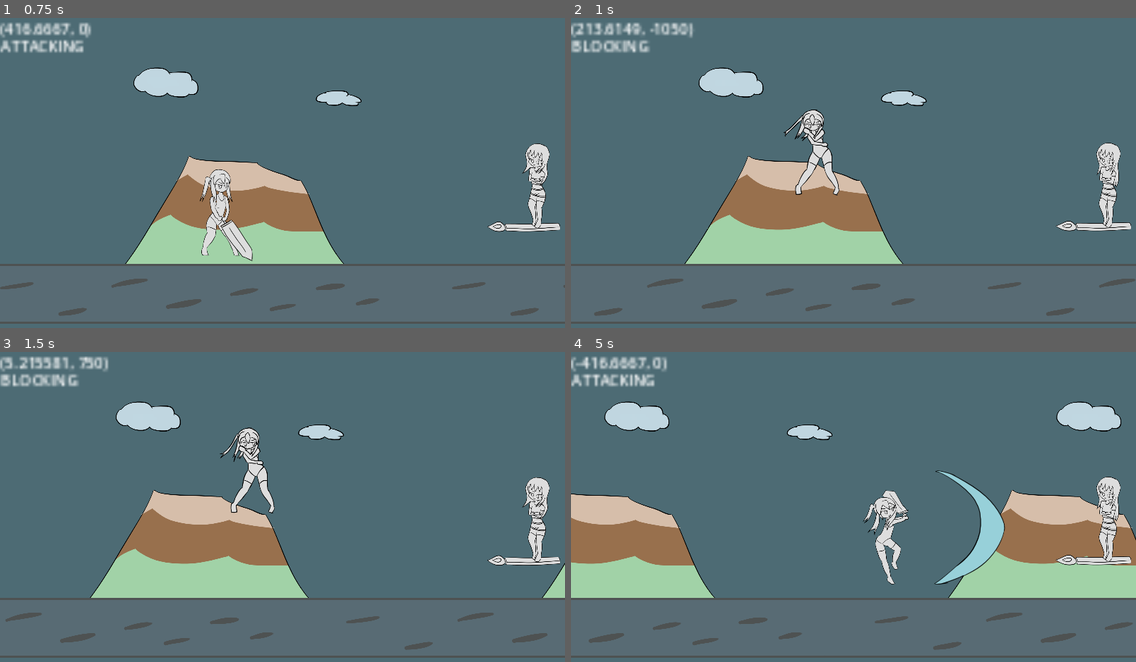
Above: before the commit, frames 1-4 (two rows, left to right).
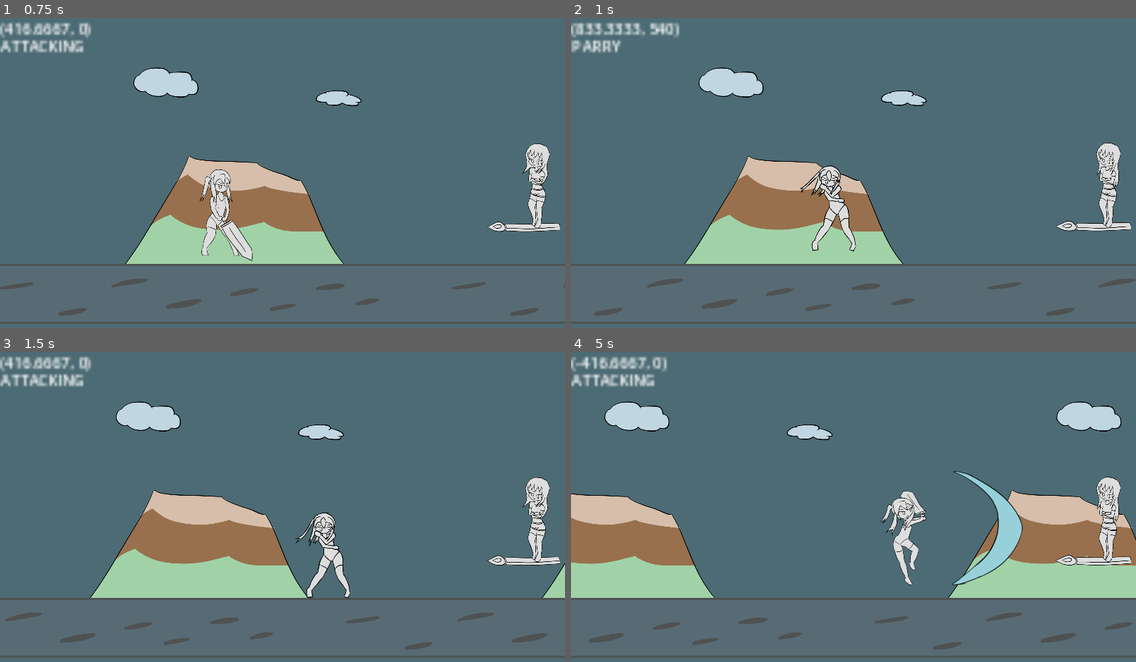
Above: after the commit, the same moments.

Repository: BeatMil/Animurun
Game: Godot game, scene res://scenes/forest.tscn
Same seed, same stepped clock (60 frames per second), same inputs: the game is played once before the commit and once after it.
Inputs:
- Up to frame 1 (0.75 s): hold D (move_right) from 0.53 s (still down); hold L (attack) from 0.53 s (still down)
- Up to frame 2 (1 s): keep holding D (move_right); keep holding L (attack); tap Space (jump) at 0.77 s; tap J (block) at 0.8 s
- Up to frame 3 (1.5 s): keep holding D (move_right); release L (attack) at 1.28 s; tap J (block) at 1.35 s
- Up to frame 4 (5 s): tap Space (jump) at 1.52, 3.02, 3.77, 4.52 s; tap K (dodge) at 1.55, 3.8, 4.35 s; release D (move_right) at 2.03 s; hold A (move_left) 2.03-2.78 s; hold K (dodge) 2.03-2.78 s; tap L (attack) at 2.3, 2.85, 4.55 s; hold D (move_right) 2.78-4.28 s; tap J (block) at 3.05 s; hold J (block) 3.53-4.28 s; hold A (move_left) from 4.28 s (still down)

Frame 1 is identical in both runs. In frame 2, 2.4% of the frame differs, in the area x 0-51%, y 1-76%; in frame 3, 2.6%; in frame 4, 4.0%, in the area x 51-100%, y 38-76%.

Commit message:
Add parry_success animation

Diff:
--- a/scenes/forest.tscn
+++ b/scenes/forest.tscn
@@ -34,6 +34,8 @@
 [ext_resource type="AudioStream" uid="uid://ccvb7cacaeh25" path="res://media/sfx/charge_02.wav" id="27_7a8he"]
 [ext_resource type="AudioStream" uid="uid://cavppioiw03v4" path="res://media/sfx/parry01.wav" id="28_68vij"]
 [ext_resource type="Texture2D" uid="uid://dyjx2w2gd2jbp" path="res://media/sprites/chiichan/sword_deflect.png" id="28_n1xid"]
+[ext_resource type="Texture2D" uid="uid://c37avc23ljqxu" path="res://media/sprites/chiichan/chiichan_parry_success.png" id="30_pk4jm"]
+[ext_resource type="AudioStream" uid="uid://di8b0mm7tq04a" path="res://media/sfx/laserShoot.wav" id="31_h70ww"]
 
 [sub_resource type="PhysicsMaterial" id="PhysicsMaterial_vax0k"]
 bounce = 0.8
@@ -408,6 +410,23 @@
 "update": 0,
 "values": [Vector2(36, -30)]
 }
+tracks/7/type = "method"
+tracks/7/imported = false
+tracks/7/enabled = true
+tracks/7/path = NodePath(".")
+tracks/7/interp = 1
+tracks/7/loop_wrap = true
+tracks/7/keys = {
+"times": PackedFloat32Array(0, 0.333333),
+"transitions": PackedFloat32Array(1, 1),
+"values": [{
+"args": [7],
+"method": &"set_state"
+}, {
+"args": [1],
+"method": &"set_state"
+}]
+}
 
 [sub_resource type="Animation" id="Animation_gbugi"]
 resource_name = "block_impact"
@@ -1184,6 +1203,86 @@
 "values": [Color(0.988235, 0.980392, 0.85098, 1), Color(1, 1, 1, 1)]
 }
 
+[sub_resource type="Animation" id="Animation_onuwh"]
+resource_name = "parry_success"
+length = 0.333342
+step = 0.0833333
+tracks/0/type = "value"
+tracks/0/imported = false
+tracks/0/enabled = true
+tracks/0/path = NodePath("ChiichanPos/sprite:frame")
+tracks/0/interp = 1
+tracks/0/loop_wrap = true
+tracks/0/keys = {
+"times": PackedFloat32Array(0),
+"transitions": PackedFloat32Array(1),
+"update": 1,
+"values": [0]
+}
+tracks/1/type = "value"
+tracks/1/imported = false
+tracks/1/enabled = true
+tracks/1/path = NodePath("ChiichanPos/sprite:texture")
+tracks/1/interp = 1
+tracks/1/loop_wrap = true
+tracks/1/keys = {
+"times": PackedFloat32Array(0),
+"transitions": PackedFloat32Array(1),
+"update": 1,
+"values": [ExtResource("30_pk4jm")]
+}
+tracks/2/type = "value"
+tracks/2/imported = false
+tracks/2/enabled = true
+tracks/2/path = NodePath("ChiichanPos/sprite:hframes")
+tracks/2/interp = 1
+tracks/2/loop_wrap = true
+tracks/2/keys = {
+"times": PackedFloat32Array(0),
+"transitions": PackedFloat32Array(1),
+"update": 1,
+"values": [1]
+}
+tracks/3/type = "audio"
+tracks/3/imported = false
+tracks/3/enabled = true
+tracks/3/path = NodePath("AnimationPlayer/AudioStreamPlayer")
+tracks/3/interp = 1
+tracks/3/loop_wrap = true
+tracks/3/keys = {
+"clips": [{
+"end_offset": 0.0,
+"start_offset": 0.0,
+"stream": ExtResource("31_h70ww")
+}],
+"times": PackedFloat32Array(0)
+}
+tracks/3/use_blend = true
+tracks/4/type = "value"
+tracks/4/imported = false
+tracks/4/enabled = true
+tracks/4/path = NodePath("ChiichanPos:position")
+tracks/4/interp = 1
+tracks/4/loop_wrap = true
+tracks/4/keys = {
+"times": PackedFloat32Array(0, 0.0833333),
+"transitions": PackedFloat32Array(0.5, 0.5),
+"update": 0,
+"values": [Vector2(-10, 10), Vector2(0, 10)]
+}
+tracks/5/type = "value"
+tracks/5/imported = false
+tracks/5/enabled = true
+tracks/5/path = NodePath("ChiichanPos/sprite:modulate")
+tracks/5/interp = 1
+tracks/5/loop_wrap = true
+tracks/5/keys = {
+"times": PackedFloat32Array(0, 0.333333),
+"transitions": PackedFloat32Array(1, 1),
+"update": 0,
+"values": [Color(0.988235, 0.980392, 0.85098, 1), Color(1, 1, 1, 1)]
+}
+
 [sub_resource type="AnimationLibrary" id="AnimationLibrary_8jhmc"]
 _data = {
 "RESET": SubResource("Animation_450t4"),
@@ -1194,6 +1293,7 @@
 "hurt": SubResource("Animation_uv8rb"),
 "jump": SubResource("Animation_fgy5s"),
 "old_attack": SubResource("Animation_gbfl8"),
+"parry_success": SubResource("Animation_onuwh"),
 "run": SubResource("Animation_c0ony"),
 "super_hit": SubResource("Animation_v15od"),
 "sword_deflect": SubResource("Animation_erit4")
--- a/scripts/chiichan.gd
+++ b/scripts/chiichan.gd
@@ -14,6 +14,7 @@
 	SWORD_DEFLECT,
 	DODGING,
 	PARRY,
+	PARRY_SUCCESS,
 	}
 
 
@@ -142,10 +143,10 @@
 
 func push(power: Vector2):
 	power = (pushback_multiplier * power) + power
-	if state in [States.BLOCKING, States.BLOCK_IMPACT, States.PARRY]:
-		anim_player.play("block_impact")
+	if state in [States.BLOCKING, States.BLOCK_IMPACT, States.PARRY, States.PARRY_SUCCESS]:
+		anim_player.play("parry_success")
 		velocity += (power / 2)
-		state = States.BLOCK_IMPACT
+		state = States.PARRY_SUCCESS
 	else:
 		anim_player.play("hurt")
 		velocity += power
@@ -232,7 +233,7 @@
 
 
 func _on_animation_player_animation_finished(anim_name):
-	if anim_name in ["attack01", "hurt", "block", "block_impact", "attack01_2", "dodge", "sword_deflect"]:
+	if anim_name in ["attack01", "hurt", "block", "block_impact", "attack01_2", "dodge", "sword_deflect", "parry_success"]:
 		state = States.RUNNING
 		anim_player.play("run")
 
--- a/scripts/slime.gd
+++ b/scripts/slime.gd
@@ -68,18 +68,35 @@
 
 func _on_body_entered(body):
 	if body.is_in_group("chiichan"):
-		# slime got pushed away
-		is_moving = false
-		turn_off_all_collision()
-		apply_impulse(Vector2(1000, -1000))
-		apply_torque_impulse(100000)
-		hurt()
+		if body.state == body.States.PARRY:
+			# chiichan parry slime
+			is_moving = false
+			turn_hit_boss_collision()
+			hurt()
+			body.push(Vector2(-1500, -100)) # push chiichan
 
-		# chiichan got pushed away
-		if is_speed_slime:
-			body.push(Vector2(-2000, -100))
+			if is_boom_slime: # Big cinematic scene XD
+				activate_boom()
+				$"../../CameraWrap/CameraPlayer".play("super_hit_zoom")
+			elif is_speed_slime:
+				apply_impulse(Vector2(4000, -2000))
+				apply_torque_impulse(100000)
+			else:
+				apply_impulse(Vector2(3000, -1900))
+				apply_torque_impulse(100000)
 		else:
-			body.push(Vector2(-1500, -100))
+			# slime got pushed away
+			is_moving = false
+			turn_off_all_collision()
+			apply_impulse(Vector2(1000, -1000))
+			apply_torque_impulse(100000)
+			hurt()
+
+			# chiichan got pushed away
+			if is_speed_slime:
+				body.push(Vector2(-2000, -100))
+			else:
+				body.push(Vector2(-1500, -100))
 
 
 func throw_slime(power: Vector2) -> void:
Binary file added: Media/sprites/chiichan/chiichan_parry_success.png
Not shown, added: Media/sprites/chiichan/chiichan_parry_success.png.import
Not shown: 1 places in scenes/forest.tscn that only renumber resources
